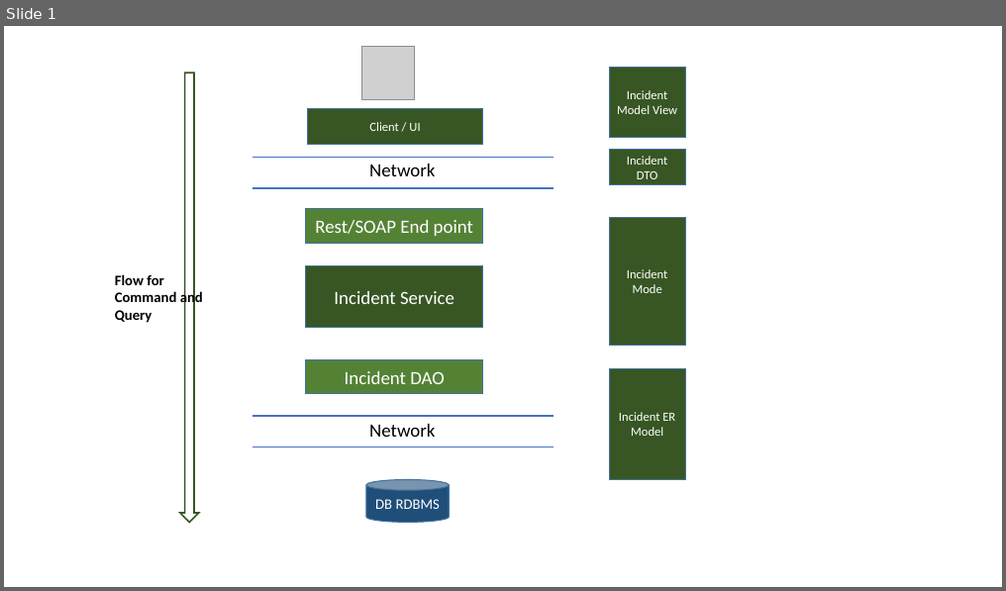
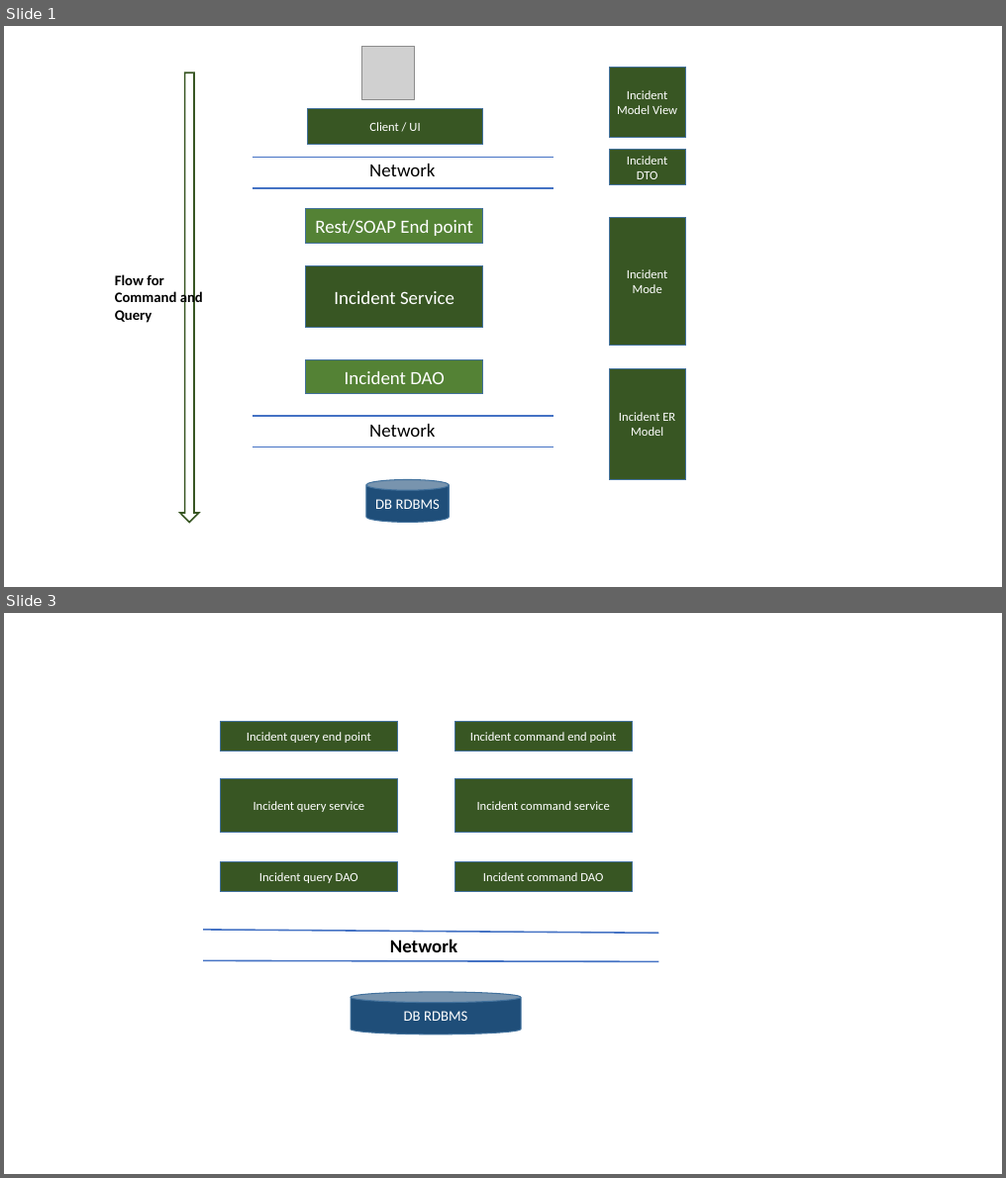
Before and after one commit to swapnajit25/Learnings, a slide deck: micro-service/ms-design.pptx. Shown one above the other, each under a label of ours: slide 1 before the commit, slides 1 and 3 after it; the slides between them are not shown. The pictures are 1006x591 and 1006x1178 pixels, drawn with LibreOffice and Linux fonts; fonts in the diff are those of the drawing; grey boxes stand for pictures. Boxes give left, top, right and bottom in pixels: in the first picture for what was removed or moved away, otherwise in the second. Text is boxed around its words. In the diff, an @@ line names an element or a change of style, - is before the commit and + after.

```diff
--- a/micro-service/ms-design.pptx
+++ b/micro-service/ms-design.pptx
@@ slide 3 added at (4, 613, 1002, 1174), background #FFFFFF @@
@@ rectangle added at (221, 722, 399, 752), fill #385723, outline #43739E 1 pt, 12 pt, text #FFFFFF @@
+Incident query end point
@@ rectangle added at (454, 722, 633, 752), fill #385723, outline #43739E 1 pt, 12 pt, text #FFFFFF @@
+Incident command end point
@@ rectangle added at (221, 779, 399, 833), fill #385723, outline #43739E 1 pt, 12 pt, text #FFFFFF @@
+Incident query service
@@ rectangle added at (454, 779, 633, 833), fill #385723, outline #43739E 1 pt, 12 pt, text #FFFFFF @@
+Incident command service
@@ rectangle added at (221, 862, 399, 892), fill #385723, outline #43739E 1 pt, 12 pt, text #FFFFFF @@
+Incident query DAO
@@ rectangle added at (454, 862, 633, 892), fill #385723, outline #43739E 1 pt, 12 pt, text #FFFFFF @@
+Incident command DAO
@@ line added from (203, 930) to (659, 934), #4472C4 1.5 pt @@
@@ text added at (390, 939, 457, 953), 18 pt, text #000000, bold @@
+Network
@@ line added from (203, 961) to (659, 961), #4472C4 1.5 pt @@
@@ cylinder added at (350, 992, 521, 1035), fill #1F4E79, outline #43739E 1 pt, 14 pt, text #FFFFFF @@
+DB RDBMS
```
Also in this commit, not shown: 2 other slides added, 4 other files.
